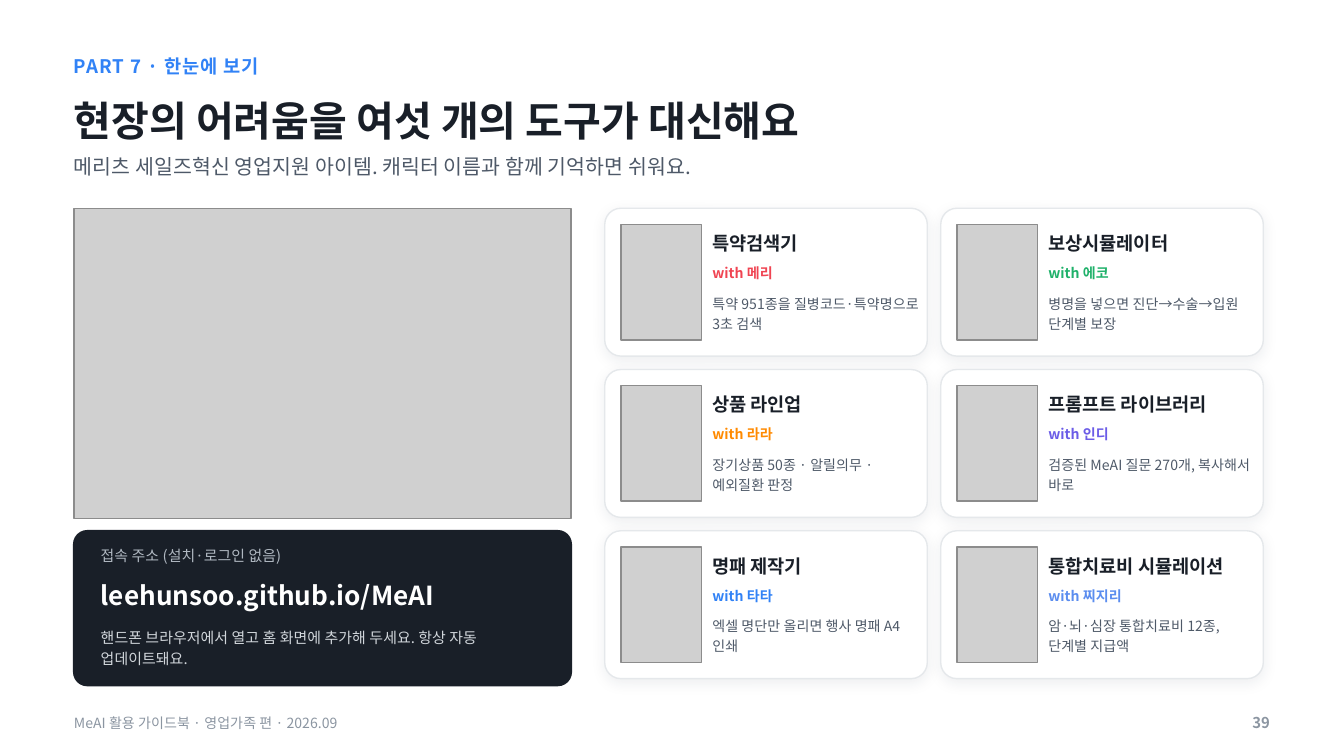
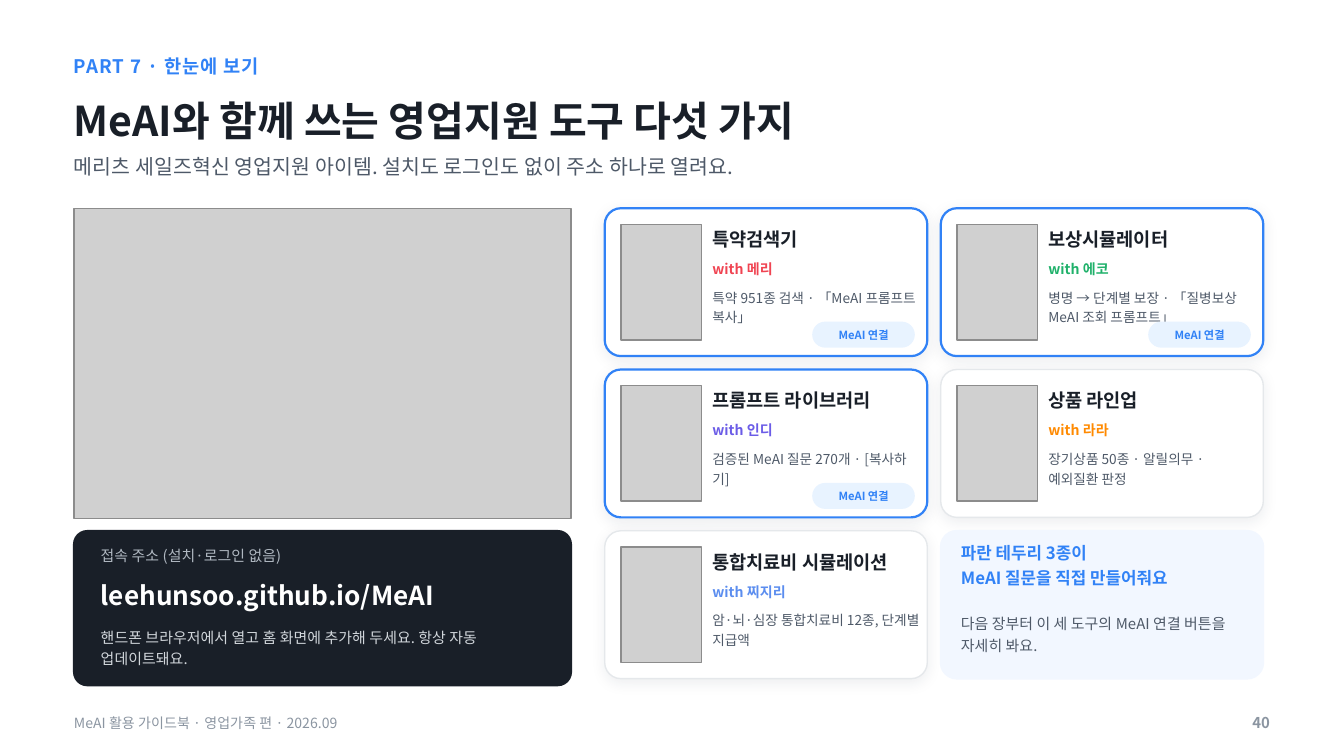
Before and after one commit to hunx11-sys/MeAI, a slide deck: slide 40 of docs/MeAI_활용가이드북_영업가족편_2026.09.pptx (slide 39 before the commit). Drawn at 1344x756 pixels with LibreOffice and Linux fonts; fonts in the diff are those of the drawing; grey boxes stand for pictures. Boxes give left, top, right and bottom in pixels: in the first picture for what was removed or moved away, otherwise in the second. Text is boxed around its words. In the diff, an @@ line names an element or a change of style, - is before the commit and + after.

```diff
--- a/docs/MeAI_활용가이드북_영업가족편_2026.09.pptx
+++ b/docs/MeAI_활용가이드북_영업가족편_2026.09.pptx
@@ text at (74,101,795,140): text changed @@
-현장의 어려움을 여섯 개의 도구가 대신해요
+MeAI와 함께 쓰는 영업지원 도구 다섯 가지
@@ text at (74,157,734,176): text changed @@
-메리츠 세일즈혁신 영업지원 아이템. 캐릭터 이름과 함께 기억하면 쉬워요.
+메리츠 세일즈혁신 영업지원 아이템. 설치도 로그인도 없이 주소 하나로 열려요.
@@ 4 texts: place and size @@
-4 texts at (712,234,1168,280)
+4 texts at (712,230,1168,276)
@@ text at (712,291,916,323): text changed; size 7.5 to 7.3 pt @@
-특약 951종을 질병코드·특약명으로 3초 검색
+특약 951종 검색 · 「MeAI 프롬프트 복사」
@@ text at (1048,291,1237,323): text changed; size 7.5 to 7.3 pt @@
-병명을 넣으면 진단→수술→입원 단계별 보장
+병명 → 단계별 보장 · 「질병보상 MeAI 조회 프롬프트」
@@ rounded rectangle added at (813,323,914,347), fill #E8F3FF, outline #E8F3FF 1 pt @@
@@ text added at (839,329,889,340), 6 pt, text #3182F6, bold @@
+MeAI 연결
@@ rounded rectangle added at (1149,323,1250,347), fill #E8F3FF, outline #E8F3FF 1 pt @@
@@ text added at (1175,329,1225,340), 6 pt, text #3182F6, bold @@
+MeAI 연결
@@ outline #E5E8EB 0.75 pt to #3182F6 1.2 pt in 3 elements at (605,208,927,356), (941,208,1263,356), (605,370,927,517) @@
@@ text "상품 라인업": place and size @@
-text "상품 라인업" at (712,395,802,413)
+text "상품 라인업" at (1048,391,1138,409)
@@ text "with 라라": place and size @@
-text "with 라라" at (712,427,773,441)
+text "with 라라" at (1048,423,1109,437)
@@ text "장기상품 50종 · 알릴의무 · ...": place and size @@
-text "장기상품 50종 · 알릴의무 · ..." at (712,458,862,491)
+text "장기상품 50종 · 알릴의무 · ..." at (1048,452,1193,485)
@@ text "장기상품 50종 · 알릴의무 · ..." at (1048,452,1193,485): size 7.5 to 7.3 pt @@
@@ text at (712,452,906,487): text changed; size 7.5 to 7.3 pt @@
-검증된 MeAI 질문 270개, 복사해서 바로
+검증된 MeAI 질문 270개 · [복사하기]
@@ rounded rectangle added at (813,484,914,508), fill #E8F3FF, outline #E8F3FF 1 pt @@
@@ text added at (839,490,889,501), 6 pt, text #3182F6, bold @@
+MeAI 연결
@@ rounded rectangle at (941,531,1263,679): fill #FFFFFF to #F2F7FF; outline #E5E8EB 0.75 pt to #F2F7FF 1 pt; shadow off @@
@@ text removed at (712,557,802,575) @@
-명패 제작기
@@ picture removed at (957,547,1038,663) @@
@@ text added at (961,545,1167,586), 9 pt, text #3182F6, bold @@
+파란 테두리 3종이
+MeAI 질문을 직접 만들어줘요
@@ 4 texts: place and size @@
-4 texts at (1048,395,1224,603)
+4 texts at (712,391,888,599)
@@ text removed at (712,589,773,603) @@
-with 타타
@@ text "암·뇌·심장 통합치료비 12종, 단계별 지급액" at (712,613,920,646): size 7.5 to 7.3 pt @@
@@ text "암·뇌·심장 통합치료비 12종, 단계별 지급액": place and size @@
-text "암·뇌·심장 통합치료비 12종, 단계별 지급액" at (1048,619,1220,652)
+text "암·뇌·심장 통합치료비 12종, 단계별 지급액" at (712,613,920,646)
@@ text removed at (712,619,900,652) @@
-엑셀 명단만 올리면 행사 명패 A4 인쇄
@@ text added at (961,616,1225,652), 8 pt, text #4E5968 @@
+다음 장부터 이 세 도구의 MeAI 연결 버튼을 자세히 봐요.
@@ text at (1252,717,1270,728): text changed @@
-39
+40
```
Also in this commit, not shown: 14 other slides changed, 4 slides added, 1 slide removed, 1 other file.
